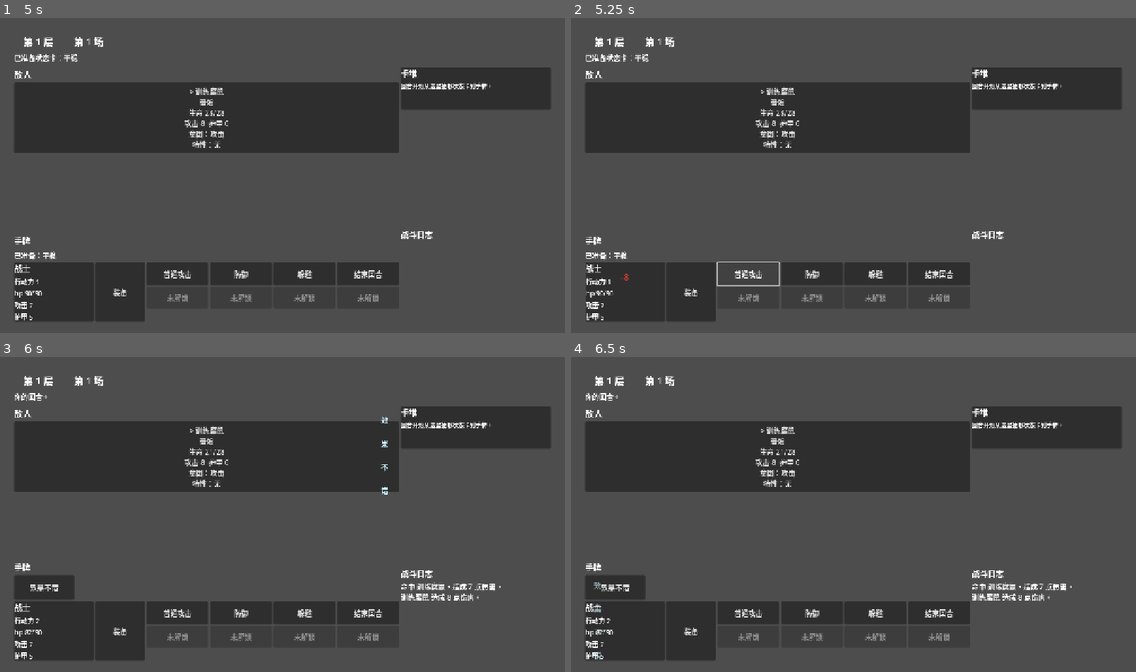
Above: before the commit, frames 1-4 (two rows, left to right).
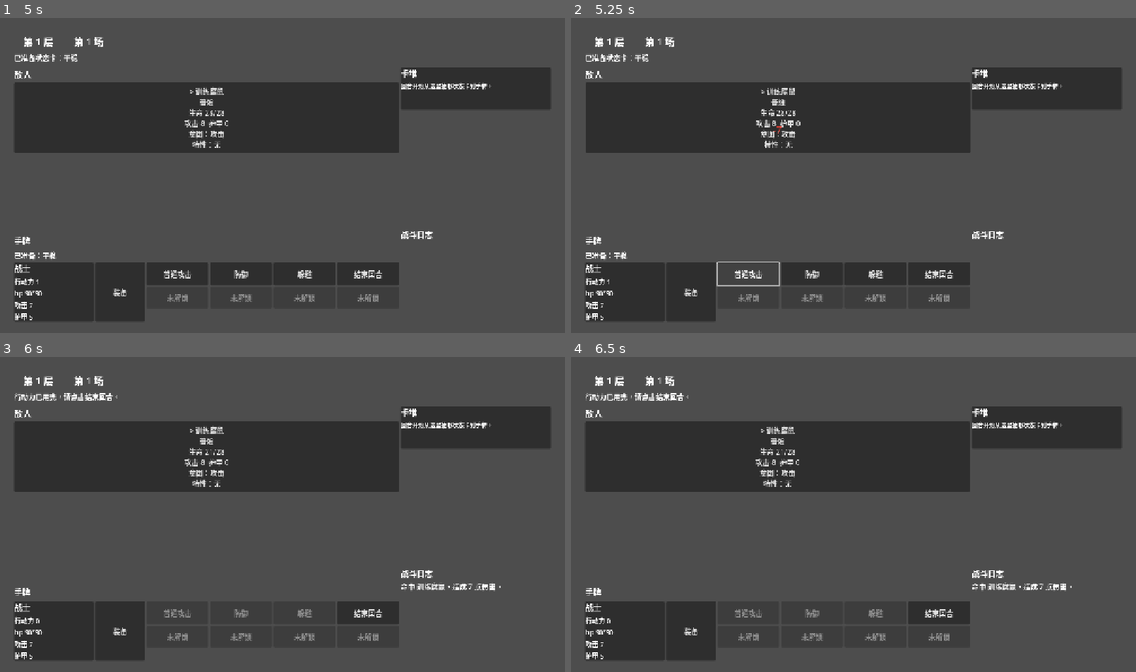
Above: after the commit, the same moments.

Repository: vacryleaf/super_tower
Game: Godot game, scene res://scenes/main.tscn
Same seed, same stepped clock (60 frames per second), same inputs: the game is played once before the commit and once after it.
Inputs:
- Up to frame 1 (5 s): click "开始：战士" at 0.5 s; click "> 训练腐鼠 普通 生命 28/28 攻击 8 护甲 0 …" at 1.25 s; click "平稳" at 2 s; click "装备" at 2.75 s; click "> 训练腐鼠 普通 生命 28/28 攻击 8 护甲 0 …" at 3.5 s; click "装备" at 4.25 s
- Up to frame 2 (5.25 s): click "普通攻击" at 5 s
- Up to frame 3 (6 s): click "防御" at 5.75 s
- Up to frame 4 (6.5 s): no input

Frame 1 is identical in both runs. In frame 2, 0.4% of the frame differs, in the area x 2-41%, y 21-96%; in frame 3, 1.5%, in the area x 2-85%, y 11-89%; in frame 4, 1.5%.

Commit message:
Require explicit end turn before enemy phase

Diff:
--- a/GameProject/scripts/core/play_session.gd
+++ b/GameProject/scripts/core/play_session.gd
@@ -252,7 +252,7 @@
 	if _alive_enemy_count() == 0:
 		_on_victory()
 	elif action_points <= 0:
-		end_turn()
+		message = "行动力已用完，请点击结束回合。"
 
 
 func _enemy_turn() -> void:
--- a/GameProject/scripts/main.gd
+++ b/GameProject/scripts/main.gd
@@ -217,6 +217,9 @@
 	basic_row.add_child(_action_button("防御", Callable(self, "_on_defend_pressed")))
 	basic_row.add_child(_action_button("躲避", Callable(self, "_on_dodge_pressed")))
 	basic_row.add_child(_action_button("结束回合", Callable(self, "_on_end_turn_pressed")))
+	for i in range(3):
+		var button := basic_row.get_child(i) as Button
+		button.disabled = input_locked or session.action_points < 1
 
 	var skill_row := HBoxContainer.new()
 	skill_row.size_flags_horizontal = Control.SIZE_EXPAND_FILL
@@ -230,6 +233,7 @@
 			var skill_id: String = session.player["equipped_skills"][i]
 			var skill: Dictionary = DataCatalog.SKILLS[skill_id]
 			button.text = "%s（%d）" % [skill["name"], int(skill.get("cost", 0))]
+			button.disabled = input_locked or session.action_points < int(skill.get("cost", 0))
 			button.pressed.connect(func(index := i) -> void:
 				_on_skill_pressed(index)
 			)
